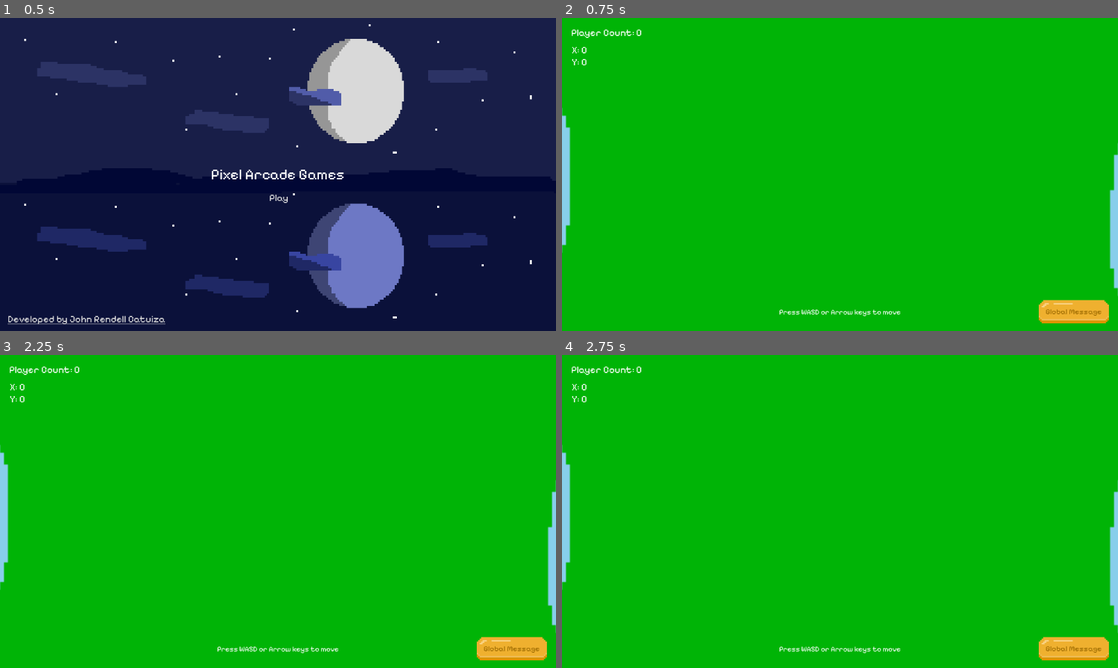
Above: before the commit, frames 1-4 (two rows, left to right).
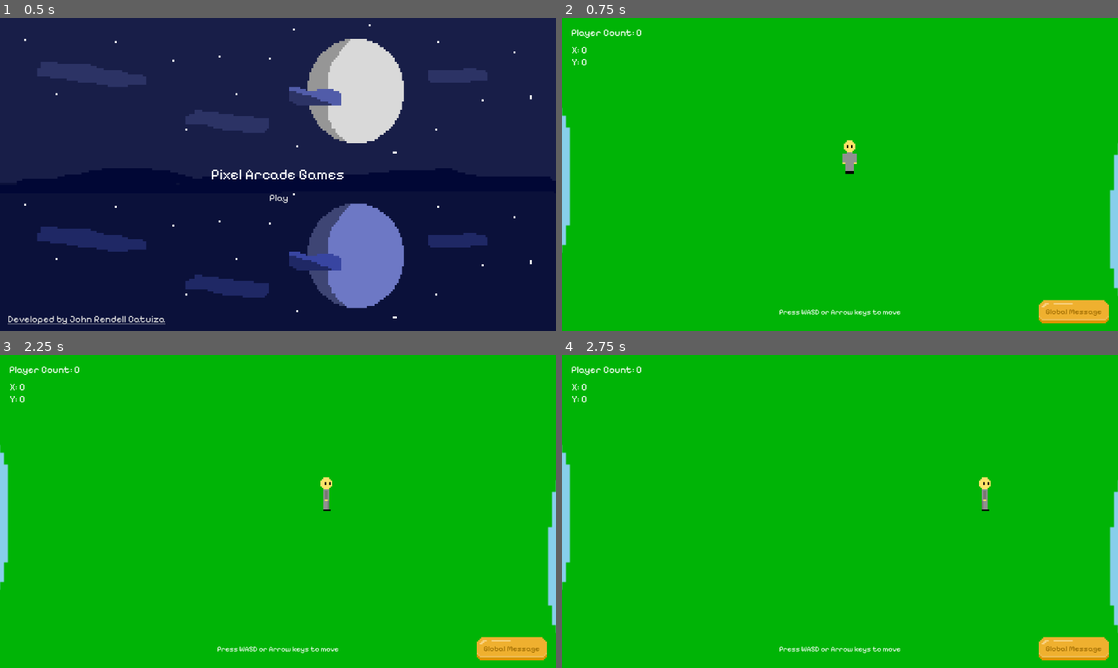
Above: after the commit, the same moments.

Repository: JohnRendell/Pixel_Arcade_Game
Game: Godot game, scene res://Interfaces/interface.tscn
Same seed, same stepped clock (60 frames per second), same inputs: the game is played once before the commit and once after it.
Inputs:
- Up to frame 1 (0.5 s): no input
- Up to frame 2 (0.75 s): click "Play" at 0.5 s
- Up to frame 3 (2.25 s): click "Global Message" at 1.25 s; tap Enter at 2 s; hold Right (ui_right) from 2.03 s (still down)
- Up to frame 4 (2.75 s): keep holding Right (ui_right)

Frame 1 is identical in both runs. In frame 2, 0.2% of the frame differs, in the area x 50-54%, y 38-50%; in frame 3, 0.2%; in frame 4, 0.2%.

Commit message:
Added stuff
-Added Player Movement.
-Modify Player Stuff.
-Added global scripts for accessible on everything.
-More stuff to add.

Diff:
--- a/Scenes/lobby_scene.tscn
+++ b/Scenes/lobby_scene.tscn
@@ -1,6 +1,7 @@
-[gd_scene load_steps=3 format=3 uid="uid://cvnoej7tdycly"]
+[gd_scene load_steps=4 format=3 uid="uid://cvnoej7tdycly"]
 
 [ext_resource type="Texture2D" uid="uid://bfyvcuew133w5" path="res://Assets/Game_Objects/Objects/lobby_island.png" id="1_7hemx"]
+[ext_resource type="PackedScene" uid="uid://draqfc0ximnvd" path="res://Sprites/player_character.tscn" id="2_ljcoi"]
 
 [sub_resource type="GDScript" id="GDScript_7hemx"]
 script/source = "extends Node2D
@@ -43,3 +44,6 @@
 grow_vertical = 2
 texture = ExtResource("1_7hemx")
 expand_mode = 1
+
+[node name="Main Player" parent="CanvasLayer" instance=ExtResource("2_ljcoi")]
+position = Vector2(596, 291)
--- /dev/null
+++ b/Scripts/Player_Scripts/playerAnimation.gd
@@ -0,0 +1,23 @@
+extends Sprite2D
+
+@onready var anim = $Player_Anim
+
+func _process(delta):
+	if PlayerScript.isIdle:
+		if PlayerScript.isLeft or PlayerScript.isRight:
+			anim.play("Idle_Side")
+
+		if PlayerScript.isDown:
+			anim.play("Idle_Front")
+
+		if PlayerScript.isUp:
+			anim.play("Idle_Back")
+	else:
+		if PlayerScript.isLeft or PlayerScript.isRight:
+			anim.play("Walk_Side")
+
+		if PlayerScript.isDown:
+			anim.play("Walk_Front")
+
+		if PlayerScript.isUp:
+			anim.play("Walk_Back")
--- /dev/null
+++ b/Scripts/Player_Scripts/playerMovement.gd
@@ -0,0 +1,54 @@
+extends CharacterBody2D
+
+@export var speed = 400
+@onready var sprite = $Player_Sprite
+
+func _physics_process(delta):
+	var input_vector = Vector2.ZERO
+	input_vector.x = Input.get_action_strength("ui_right") - Input.get_action_strength("ui_left")
+	input_vector.y = Input.get_action_strength("ui_down") - Input.get_action_strength("ui_up")
+	input_vector = input_vector.normalized()
+
+	if input_vector:
+		velocity = input_vector * speed
+		PlayerScript.isIdle = false
+
+		#left
+		if input_vector.x <= -1 and input_vector.y <= 0:
+			PlayerScript.isLeft = true
+			PlayerScript.isRight = false
+			PlayerScript.isUp = false
+			PlayerScript.isDown = false
+
+			sprite.flip_h = true
+
+		#right
+		elif input_vector.x >= 1 and input_vector.y <= 0:
+			PlayerScript.isLeft = false
+			PlayerScript.isRight = true
+			PlayerScript.isUp = false
+			PlayerScript.isDown = false
+
+			sprite.flip_h = false
+
+		#back/down
+		elif input_vector.y >= 1 and input_vector.x <= 0:
+			PlayerScript.isLeft = false
+			PlayerScript.isRight = false
+			PlayerScript.isUp = false
+			PlayerScript.isDown = true
+
+			sprite.flip_h = false
+
+		#front/up
+		elif input_vector.y <= -1 and input_vector.x <= 0:
+			PlayerScript.isLeft = false
+			PlayerScript.isRight = false
+			PlayerScript.isUp = true
+			PlayerScript.isDown = false
+
+			sprite.flip_h = false
+	else:
+		velocity = input_vector
+		PlayerScript.isIdle = true
+	move_and_slide()
--- /dev/null
+++ b/Scripts/Player_Scripts/playerScript.gd
@@ -0,0 +1,7 @@
+extends Node
+
+var isLeft = false
+var isRight = false
+var isUp = false
+var isDown = false
+var isIdle = false
--- a/Sprites/player.tscn
+++ b/Sprites/player_character.tscn
@@ -1,8 +1,10 @@
-[gd_scene load_steps=10 format=3 uid="uid://40w7opd12gww"]
+[gd_scene load_steps=13 format=3 uid="uid://draqfc0ximnvd"]
 
-[ext_resource type="Texture2D" uid="uid://dqlvll5wanwf6" path="res://Assets/Sprite_Slice/Default_Character.png" id="1_743eh"]
+[ext_resource type="Texture2D" uid="uid://dqlvll5wanwf6" path="res://Assets/Sprite_Slice/Default_Character.png" id="1_8yiwg"]
+[ext_resource type="Script" uid="uid://rsmvb4ju25pu" path="res://Scripts/Player_Scripts/playerMovement.gd" id="1_wj6ey"]
+[ext_resource type="Script" uid="uid://davw7ydns40l6" path="res://Scripts/Player_Scripts/playerAnimation.gd" id="3_52txp"]
 
-[sub_resource type="Animation" id="Animation_743eh"]
+[sub_resource type="Animation" id="Animation_8yiwg"]
 resource_name = "Idle_Front"
 length = 0.4
 loop_mode = 1
@@ -19,7 +21,7 @@
 "values": [0, 1]
 }
 
-[sub_resource type="Animation" id="Animation_bmk3q"]
+[sub_resource type="Animation" id="Animation_wj6ey"]
 length = 0.001
 tracks/0/type = "value"
 tracks/0/imported = false
@@ -31,11 +33,11 @@
 "times": PackedFloat32Array(0),
 "transitions": PackedFloat32Array(1),
 "update": 1,
-"values": [2]
+"values": [0]
 }
 
-[sub_resource type="Animation" id="Animation_dgdwv"]
-resource_name = "Walking_Front"
+[sub_resource type="Animation" id="Animation_52txp"]
+resource_name = "Idle_Side"
 length = 0.4
 loop_mode = 1
 tracks/0/type = "value"
@@ -48,44 +50,10 @@
 "times": PackedFloat32Array(0, 0.2),
 "transitions": PackedFloat32Array(1, 1),
 "update": 1,
-"values": [2, 3]
-}
-
-[sub_resource type="Animation" id="Animation_woxkm"]
-resource_name = "Idle_Side"
-length = 0.4
-loop_mode = 1
-tracks/0/type = "value"
-tracks/0/imported = false
-tracks/0/enabled = true
-tracks/0/path = NodePath(".:frame")
-tracks/0/interp = 1
-tracks/0/loop_wrap = true
-tracks/0/keys = {
-"times": PackedFloat32Array(0.02, 0.2),
-"transitions": PackedFloat32Array(1, 1),
-"update": 1,
 "values": [4, 5]
 }
 
-[sub_resource type="Animation" id="Animation_neloe"]
-resource_name = "Walking_Side"
-length = 0.4
-loop_mode = 1
-tracks/0/type = "value"
-tracks/0/imported = false
-tracks/0/enabled = true
-tracks/0/path = NodePath(".:frame")
-tracks/0/interp = 1
-tracks/0/loop_wrap = true
-tracks/0/keys = {
-"times": PackedFloat32Array(0, 0.2),
-"transitions": PackedFloat32Array(1, 1),
-"update": 1,
-"values": [6, 7]
-}
-
-[sub_resource type="Animation" id="Animation_eksx6"]
+[sub_resource type="Animation" id="Animation_27txk"]
 resource_name = "Idle_Back"
 length = 0.4
 loop_mode = 1
@@ -102,8 +70,42 @@
 "values": [8, 9]
 }
 
-[sub_resource type="Animation" id="Animation_tgxxa"]
-resource_name = "Walking_Back"
+[sub_resource type="Animation" id="Animation_vcs20"]
+resource_name = "Walk_Front"
+length = 0.4
+loop_mode = 1
+tracks/0/type = "value"
+tracks/0/imported = false
+tracks/0/enabled = true
+tracks/0/path = NodePath(".:frame")
+tracks/0/interp = 1
+tracks/0/loop_wrap = true
+tracks/0/keys = {
+"times": PackedFloat32Array(0, 0.2),
+"transitions": PackedFloat32Array(1, 1),
+"update": 1,
+"values": [2, 3]
+}
+
+[sub_resource type="Animation" id="Animation_muxwr"]
+resource_name = "Walk_Side"
+length = 0.4
+loop_mode = 1
+tracks/0/type = "value"
+tracks/0/imported = false
+tracks/0/enabled = true
+tracks/0/path = NodePath(".:frame")
+tracks/0/interp = 1
+tracks/0/loop_wrap = true
+tracks/0/keys = {
+"times": PackedFloat32Array(0, 0.2),
+"transitions": PackedFloat32Array(1, 1),
+"update": 1,
+"values": [6, 7]
+}
+
+[sub_resource type="Animation" id="Animation_sxvpr"]
+resource_name = "Walk_Back"
 length = 0.4
 loop_mode = 1
 tracks/0/type = "value"
@@ -119,26 +121,35 @@
 "values": [10, 11]
 }
 
-[sub_resource type="AnimationLibrary" id="AnimationLibrary_dgdwv"]
+[sub_resource type="AnimationLibrary" id="AnimationLibrary_52txp"]
 _data = {
-&"Idle_Back": SubResource("Animation_eksx6"),
-&"Idle_Front": SubResource("Animation_743eh"),
-&"Idle_Side": SubResource("Animation_woxkm"),
-&"RESET": SubResource("Animation_bmk3q"),
-&"Walking_Back": SubResource("Animation_tgxxa"),
-&"Walking_Front": SubResource("Animation_dgdwv"),
-&"Walking_Side": SubResource("Animation_neloe")
+&"Idle_Back": SubResource("Animation_27txk"),
+&"Idle_Front": SubResource("Animation_8yiwg"),
+&"Idle_Side": SubResource("Animation_52txp"),
+&"RESET": SubResource("Animation_wj6ey"),
+&"Walk_Back": SubResource("Animation_sxvpr"),
+&"Walk_Front": SubResource("Animation_vcs20"),
+&"Walk_Side": SubResource("Animation_muxwr")
 }
 
-[node name="Player" type="Sprite2D"]
+[sub_resource type="RectangleShape2D" id="RectangleShape2D_8yiwg"]
+size = Vector2(33, 71)
+
+[node name="Player_Body" type="CharacterBody2D"]
+script = ExtResource("1_wj6ey")
+
+[node name="Player_Sprite" type="Sprite2D" parent="."]
 texture_filter = 1
-texture = ExtResource("1_743eh")
+texture = ExtResource("1_8yiwg")
 hframes = 8
 vframes = 2
-frame = 2
-region_rect = Rect2(39, 24, 30, 66)
+script = ExtResource("3_52txp")
 
-[node name="AnimationPlayer" type="AnimationPlayer" parent="."]
+[node name="Player_Anim" type="AnimationPlayer" parent="Player_Sprite"]
 libraries = {
-&"": SubResource("AnimationLibrary_dgdwv")
+&"": SubResource("AnimationLibrary_52txp")
 }
+
+[node name="Player_Collision" type="CollisionShape2D" parent="."]
+position = Vector2(-0.5, -3.5)
+shape = SubResource("RectangleShape2D_8yiwg")
--- a/project.godot
+++ b/project.godot
@@ -15,6 +15,10 @@
 config/features=PackedStringArray("4.4", "GL Compatibility")
 config/icon="res://icon.svg"
 
+[autoload]
+
+PlayerScript="*res://Scripts/Player_Scripts/playerScript.gd"
+
 [display]
 
 window/stretch/mode="viewport"
Not shown, added: Scripts/Player_Scripts/playerAnimation.gd.uid
Not shown, added: Scripts/Player_Scripts/playerMovement.gd.uid
Not shown, added: Scripts/Player_Scripts/playerScript.gd.uid
